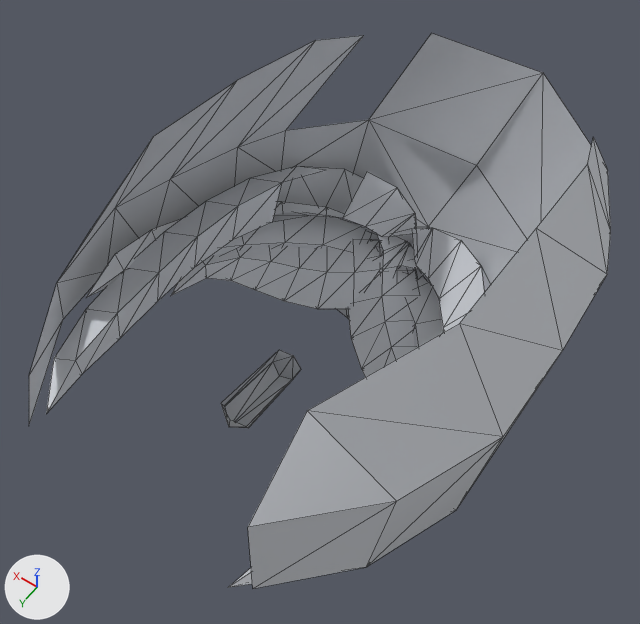
The glTF model client/public/models/armour/helm_hood.glb, before and after one commit.
Camera for both pictures: a 50 mm camera at (-0.694, -1.326, 1.583) aimed at (0.005, -2.304, 0.045). Every picture has the same lights, and +X, +Y and +Z are marked at lower left. The older version comes first. Mesh edges are drawn as thin lines. Vertices at exactly the same position are counted once.

The first picture shows 'Head'.
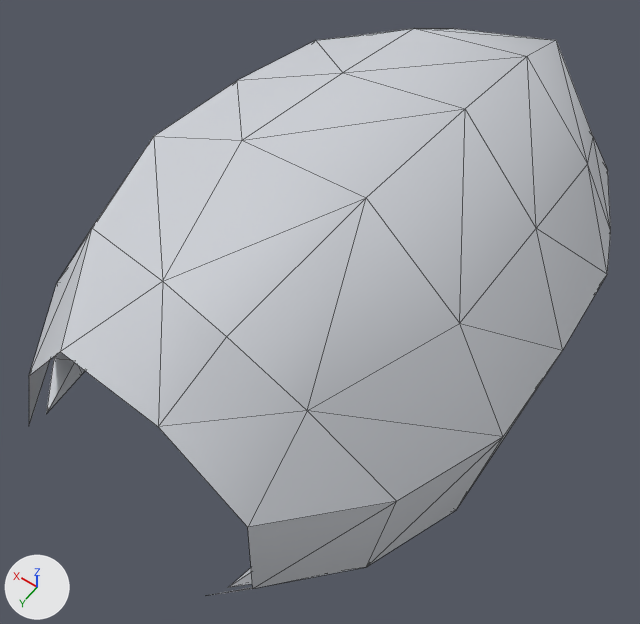
Commit message: M70.359: the hood's cut was on the wrong side of the head

Boxes (x1, y1, x2, y2) around the edits, measured in the pictures (640 x 624 px):
'Head', reshaped
    before: (29, 33, 611, 589)
    after: (29, 29, 611, 595)
part 1 of me_head, added
    after: (29, 29, 593, 595)
part 2 of me_head, deleted
    before: (221, 404, 248, 428)

What changed in the scene script:
```text
Change me_head:
    used by ob_head; location = (0.0, 0.0, 0.0)
    verts and faces of me_head; kept vertices keep their numbers, new ones are numbered from 307
    before: 262 (0.142, -2.096, -0.185) at pixel (220, 403), 263 (0.164, -2.128, -0.264) at pixel (224, 406), 264 (0.159, -2.121, -0.246) at pixel (224, 405), 300 (0.063, -2.091, -0.207) at pixel (246, 426), 301 (0.108, -2.084, -0.211) at pixel (229, 419)
    before: 303 (0.089, -2.123, -0.285) at pixel (248, 428), 304 (0.084, -2.116, -0.267) at pixel (247, 427), 305 (0.137, -2.105, -0.302) at pixel (228, 427), 306 (0.142, -2.114, -0.317) at pixel (229, 426)
    remove me_head.from_pydata(...)  # 307 vertices, 524 faces; spans x -0.499..0.499, y -3.035..-1.711, z -0.442..0.449
    add me_head.from_pydata(...)  # 318 vertices, 568 faces; spans x -0.499..0.499, y -3.035..-1.683, z -0.442..0.597
    me_head part 1
    13 vertices are added at x -0.189..0.134, y -2.903..-1.683, z -0.004..0.597
    52 new faces join them
    me_head part 2
    add delete_vertices([301, 305])  # with the faces that use them
```
